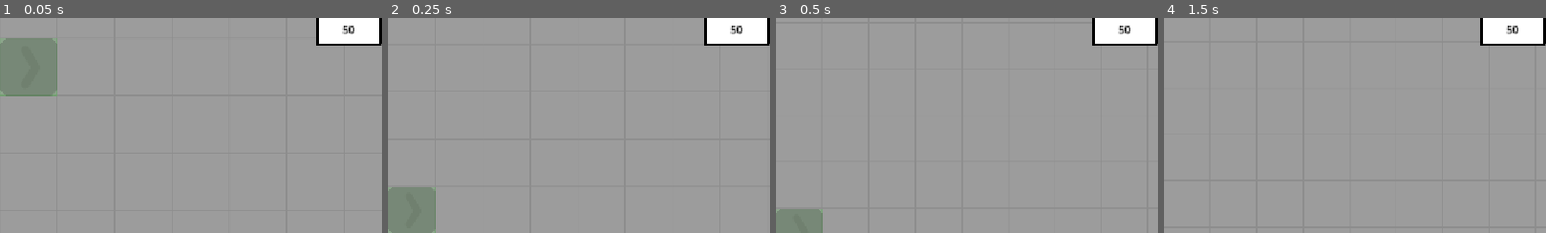
Above: before the commit, frames 1-4 (left to right).
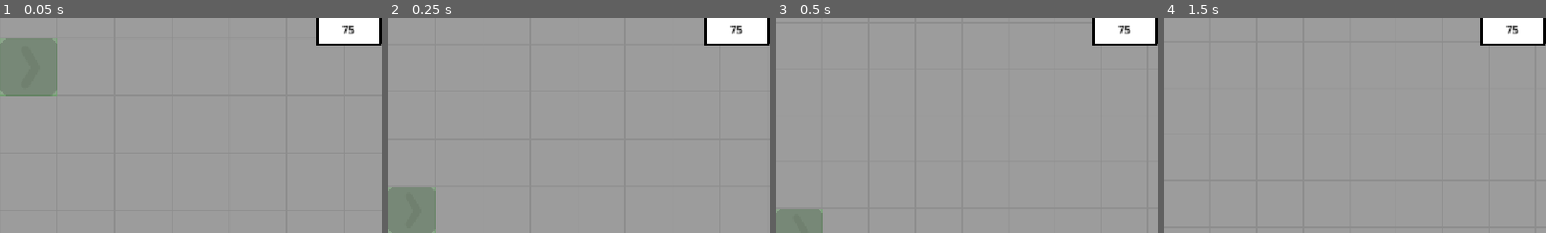
Above: after the commit, the same moments.

Repository: Schlutzkrapfen/Camara-Game
Game: Godot game, scene res://Levels/main_scene_RobertTesting.tscn
Two runs of this game, one before a commit and one after it. Both use one fixed random seed, a clock stepped at 60 frames per second and the inputs below.
Inputs (mouse positions are % of the whole screen's width and height, from its top left):
- Up to frame 1 (0.05 s): no input
- Up to frame 2 (0.25 s): no input
- Up to frame 3 (0.5 s): no input
- Up to frame 4 (1.5 s): click (3, 95) at 0.5 s; click (8, 95) at 1.25 s
The pictures show only the part of the screen within x 50-100%, y 1-51%; the shares and areas given below are measured in that part.

The runs differ from the first frame. In frame 1, 0.1% of the frame differs, in the area x 89-93%, y 3-8%; in frame 2, 0.1%; in frame 3, 0.1%; in frame 4, 0.1%.

Commit message:
THere is a bug in damage script

Diff:
--- a/Levels/Enemies/Grunt.tscn
+++ b/Levels/Enemies/Grunt.tscn
@@ -8,6 +8,7 @@
 hp = 10
 speed = 250.0
 attackDamage = 1
+attackCooldown = 1.0
 attackRange = 70.0
 
 [node name="Sprite2D" type="Sprite2D" parent="." unique_id=780132004]
--- a/Levels/Enemies/Guard.tscn
+++ b/Levels/Enemies/Guard.tscn
@@ -7,9 +7,9 @@
 script = ExtResource("1_luroj")
 hp = 30
 speed = 100.0
-attackDamage = 4
+attackDamage = 1
 attackCooldown = 0.3
-attackRange = 150.0
+attackRange = 100.0
 
 [node name="Sprite2D" type="Sprite2D" parent="." unique_id=780132004]
 position = Vector2(16, -202)
--- a/Resourcen/aliver.tres
+++ b/Resourcen/aliver.tres
@@ -7,7 +7,7 @@
 script = ExtResource("3_fysok")
 size = Vector2i(4, 3)
 tilemap_id = 11
-craft_time = 4.0
+craft_time = 1.2
 input = Array[Script]([ExtResource("1_n0qn3")])
 output_tile = Dictionary[Vector2i, int]({
 Vector2i(3, 1): 0
--- a/Resourcen/building_resource.gd
+++ b/Resourcen/building_resource.gd
@@ -12,5 +12,5 @@
 @export var output_tile:Dictionary[Vector2i,Global.TileTransform]
 @export var input_size:int = 1
 @export var buildcost:int = 1
-
+@export var can_be_deleted:bool = false
 @export var factory_type:Global.factory_type = 0
--- a/script/Creature.gd
+++ b/script/Creature.gd
@@ -126,7 +126,9 @@
 	fx.global_position = global_position
 
 func TakeDamage(damage: int) -> void:
+	print(damage)
 	hp -= damage
+	print(hp)
 	DamageFlash()
 
 	if hp <= 0:
--- a/script/globals/GameManager.gd
+++ b/script/globals/GameManager.gd
@@ -12,7 +12,7 @@
 @export var settlements: Array[PackedScene]
 var curSettlementIndex: int = 0
 var curSettlement: Node2D
-@export var goo_win_amount:Array[int]  = [0,20,40,100,140,200,200,200,
+@export var goo_win_amount:Array[int]  = [20,20,40,100,140,200,200,200,
 200,200,200,200,200,200,1000,1000,1000,1000,1000,1000,]
 
 @export_category("Tutorial")
@@ -116,7 +116,6 @@
 		curSettlement.queue_free()
 	curSettlement = newSettlement
 	curSettlementIndex += 1
-	# MISSING -> Set Producing Goo to ON!
 
 func _input(event: InputEvent) -> void:
 	if event.is_action_released("build_delete") or event.is_action_released("build_place"):
--- a/script/globals/Global.gd
+++ b/script/globals/Global.gd
@@ -1,7 +1,7 @@
 extends Node
 var build_zone_size_buttom_right:Vector2i = Vector2i(64,69)
 var build_zone_size_top_left:Vector2i = Vector2i(-62,-3)
-var curGoo: int = 50
+var curGoo: int = 75
 @onready var factory_list: Array[BuildingResource] = [
 	preload("res://Resourcen/goo_factory.tres"),
 	preload("res://Resourcen/conaer_belt.tres"),
Not shown, changed: export_presets.cfg
